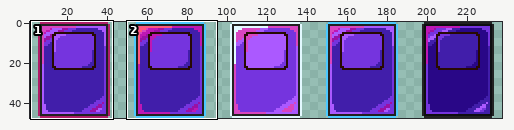
Edited in one commit: sprite sheet (Assets/Rogium Legend/Sprites/UI/Packs/Card/spr_Asset_Card_Purple.png). Above, an overview of the earlier version with the close-up marked.
Close-up. Before the edit:
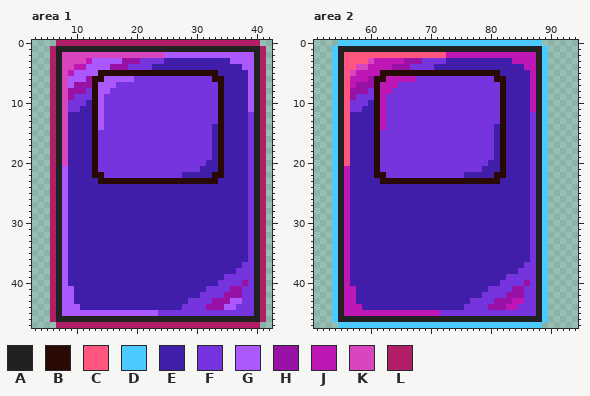
The file is 240x48 pixels. Shown: area 1: x 3..42, y 0..47; area 2: x 51..94, y 0..47. The wide view leaves out empty margins. The commit also changed other parts of the picture, which this record leaves out.
Palette (. is transparent): A #212121  B #280a03  C #ff5680  D #4cc9ff  E #411eaa  F #7534de  G #ab59ff  H #9a11a5  J #be17b5  K #d945c0  L #af1e67
Once edited:
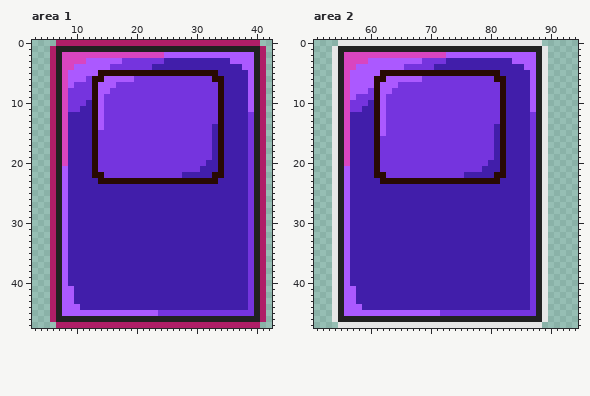
Changes in this commit:
Colour D changes from #4cc9ff to #e6e6e6.
Area 1:
Colour F becomes colour E in row 37 at x 38; in row 38 at x 37 to 38; in row 39 at x 35 to 38; in row 40 at x 34 to 37; in row 41 at x 32 to 35 and 38; in row 42 at x 31 to 34 and 38.
Colour F becomes colour E in row 43 at x 29 to 32 and 38; in row 44 at x 28 to 31 and 37 to 38.
Colour G becomes colour E in row 43 at x 36 to 37; in row 44 at x 35 to 36.
Colour H becomes colour E in row 40 at x 38; in row 41 at x 36 to 37; in row 42 at x 35 to 37; in row 43 at x 33 to 35; in row 44 at x 32 to 34.
Colour H becomes colour F in row 3 at x 18 to 20; in row 4 at x 16 to 18; in row 6 at x 12; in row 7 at x 10 to 12; in row 8 at x 9 to 11; in row 9 at x 9.
Colour J becomes colour G in row 3 at x 12; in row 4 at x 10 to 11; in row 5 at x 9.
Area 2:
Colour F becomes colour E in row 37 at x 86; in row 38 at x 85 to 86; in row 39 at x 83 to 86; in row 40 at x 82 to 85; in row 41 at x 80 to 83 and 86; in row 42 at x 79 to 82 and 86.
Colour F becomes colour E in row 43 at x 77 to 80 and 86; in row 44 at x 76 to 79 and 85 to 86.
Colour H becomes colour E in row 40 at x 86; in row 41 at x 84 to 85; in row 42 at x 83 to 85; in row 43 at x 81 to 83; in row 44 at x 80 to 82.
Colour J becomes colour E in row 43 at x 84 to 85; in row 44 at x 83 to 84.
Colour H becomes colour F in row 4 at x 66.
Colour F becomes colour G in row 6 at x 68; in row 15 at x 62.
Colour H becomes colour G in row 3 at x 66 to 68; in row 4 at x 64 to 65; in row 6 at x 60; in row 7 at x 58 to 60; in row 8 at x 57 to 59; in row 9 at x 57.
Colour J becomes colour G in row 2 at x 73 to 87; in row 3 at x 61 to 65 and 84 to 87; in row 4 at x 60 to 63 and 86 to 87; in row 5 at x 58 to 61 and 87; in row 6 at x 57 to 59, 63 to 67 and 87; in row 7 at x 57, 62 to 64 and 87.
Colour J becomes colour G in row 8 at x 62 to 63 and 87; in rows 9 to 11 at x 62 and 87; in rows 12 to 14 at x 62; in rows 21 to 40 at x 56; in rows 41 to 43 at x 56 to 57; in row 44 at x 56 to 58.
Colour J becomes colour G in row 45 at x 56 to 71.
Colour K becomes colour G in row 3 at x 60; in row 4 at x 58 to 59; in row 5 at x 57.
Colour C becomes colour K in row 2 at x 56 to 72; in row 3 at x 56 to 59; in row 4 at x 56 to 57; in rows 5 to 20 at x 56.
Changed places in both close-ups, as pixel boxes (x1, y1, x2, y2):
changed: (68, 58, 140, 100)
changed: (182, 262, 248, 310)
changed: (332, 40, 548, 328)
